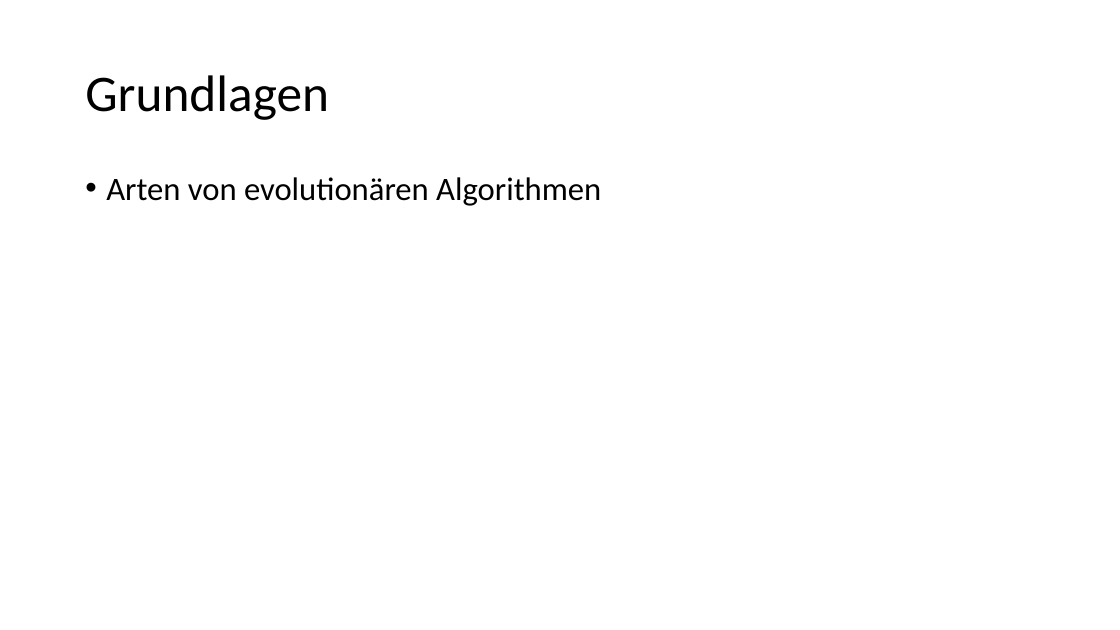
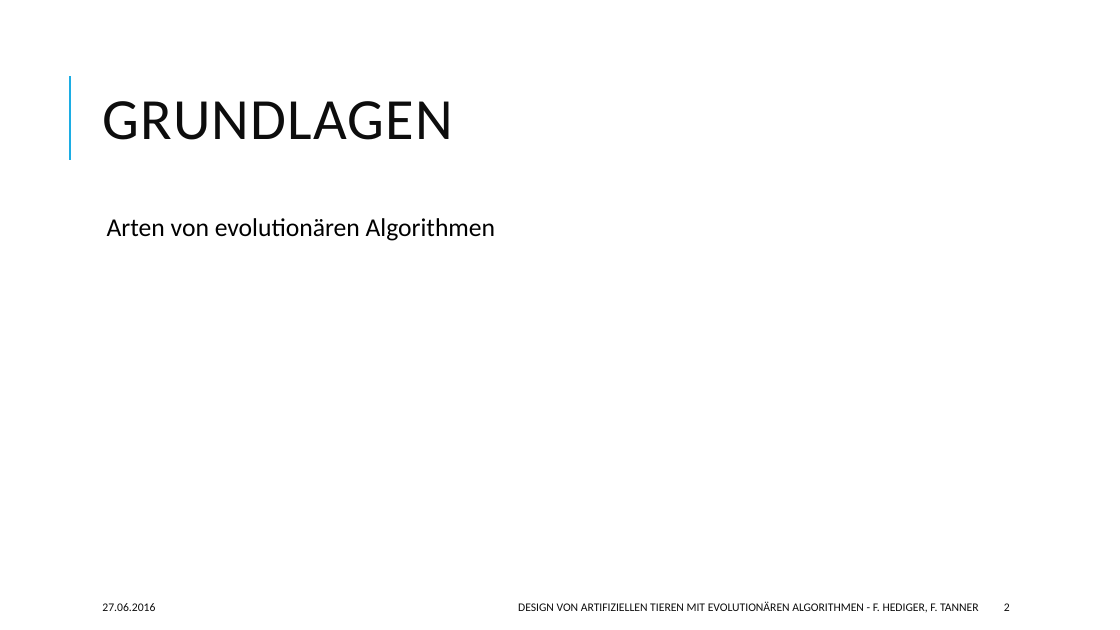
Before and after one commit to hedigerf/evolut, a slide deck: slide 2 of evolutdoc/presentation.pptx. Drawn at 1120x630 pixels with LibreOffice and Linux fonts; fonts in the diff are those of the drawing. Boxes give left, top, right and bottom in pixels: in the first picture for what was removed or moved away, otherwise in the second. Text is boxed around its words. In the diff, an @@ line names an element or a change of style, - is before the commit and + after.

```diff
--- a/evolutdoc/presentation.pptx
+++ b/evolutdoc/presentation.pptx
@@ line added from (70, 160) to (70, 76), #1CADE4 1.5 pt @@
@@ title at [102,101,452,140]: text changed; size 44 to 50 pt; text colour #000000 to #0D0D0D @@
-Grundlagen
+GRUNDLAGEN
@@ text "Arten von evolutionären Algorithmen": place and size @@
-text "Arten von evolutionären Algorithmen" at [106,177,601,206]
+text "Arten von evolutionären Algorithmen" at [107,218,496,241]
@@ text "Arten von evolutionären Algorithmen" at [107,218,496,241]: size 28 to 22 pt; bullet • to  ; more space between paragraphs @@
@@ text added at [102,603,155,611], 10 pt, text #0D0D0D @@
+27.06.2016
@@ text added at [518,602,978,612], 10 pt, text #0D0D0D @@
+DESIGN VON ARTIFIZIELLEN TIEREN MIT EVOLUTIONÄREN ALGORITHMEN - F. HEDIGER, F. TANNER
@@ page number added at [1004,603,1010,611], 10 pt, text #0D0D0D @@
+2
```
Also in this commit, not shown: 4 other slides changed, 2 slides added, 2 slides removed.
